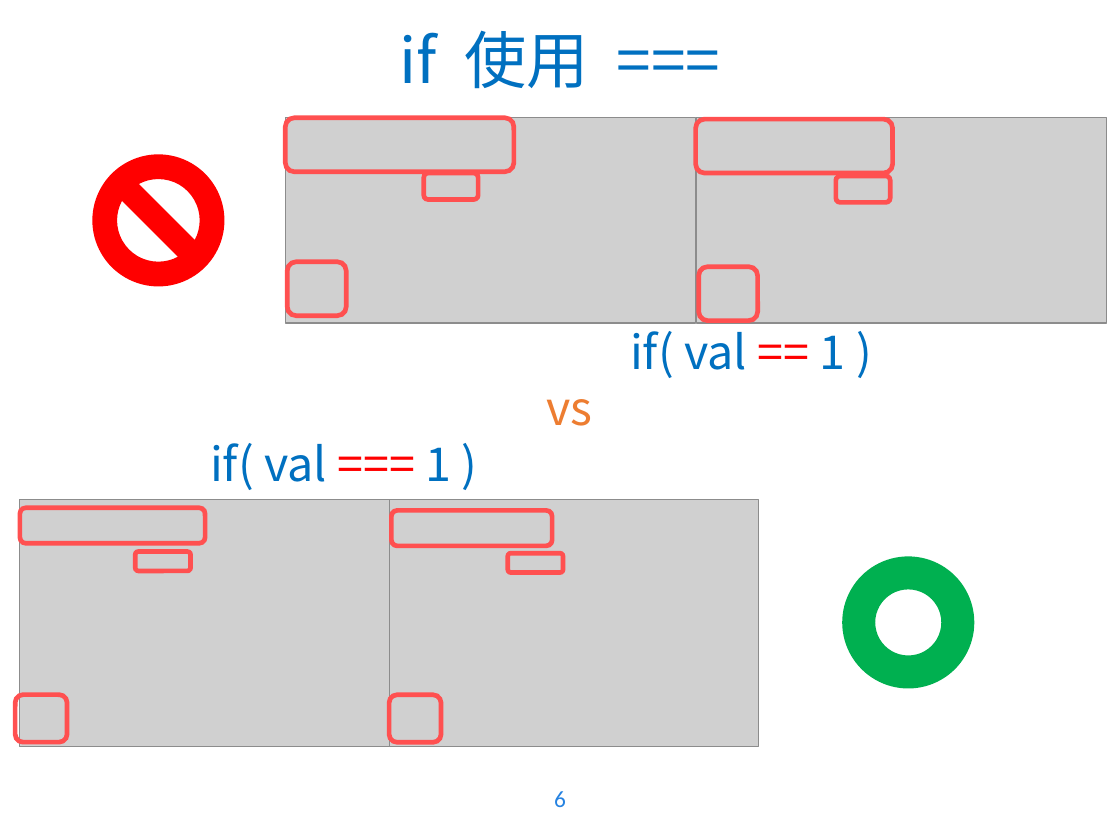
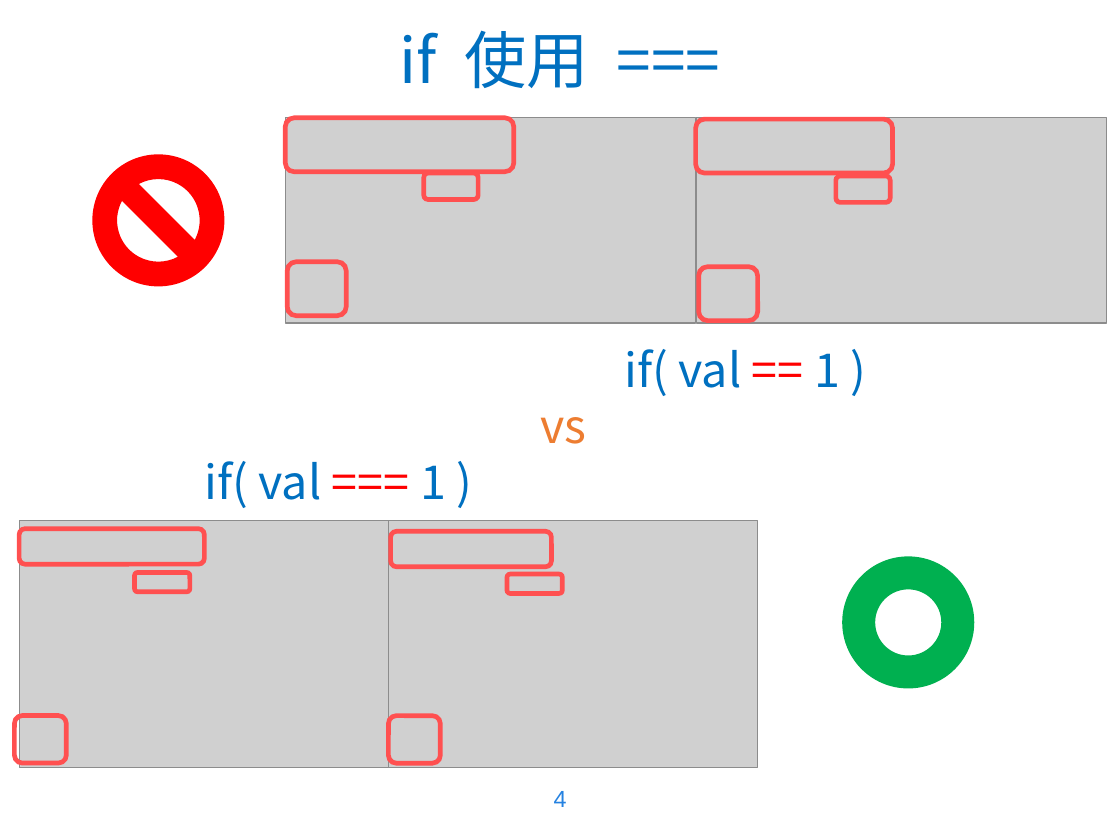
Before and after one commit to WaRTanKE7/WebClubData, a slide deck: slide 4 of 教學簡報/JavaScript - 3.pptx (slide 6 before the commit). Drawn at 1120x840 pixels with LibreOffice and Linux fonts; fonts in the diff are those of the drawing; grey boxes stand for pictures; background and template pictures are left out. Boxes give left, top, right and bottom in pixels: in the first picture for what was removed or moved away, otherwise in the second. Text is boxed around its words. In the diff, an @@ line names an element or a change of style, - is before the commit and + after.

```diff
--- a/教學簡報/JavaScript - 3.pptx
+++ b/教學簡報/JavaScript - 3.pptx
@@ 6 rounded rectangles, 2 pictures, 1 text: place and size @@
-6 rounded rectangles, 2 pictures, 1 text at [16,322,846,746]
+6 rounded rectangles, 2 pictures, 1 text at [15,349,840,767]
@@ proportions changed in 6 elements at [391,531,552,567], [507,575,562,594], [389,716,440,763], [19,529,204,564], [15,716,66,763], [134,572,189,591] @@
@@ page number removed at [554,791,566,807] @@
-6
@@ page number added at [554,791,567,807], 15 pt, text #2582E1 @@
+4
```
Also in this commit, not shown: 10 other slides changed, 10 other files.
